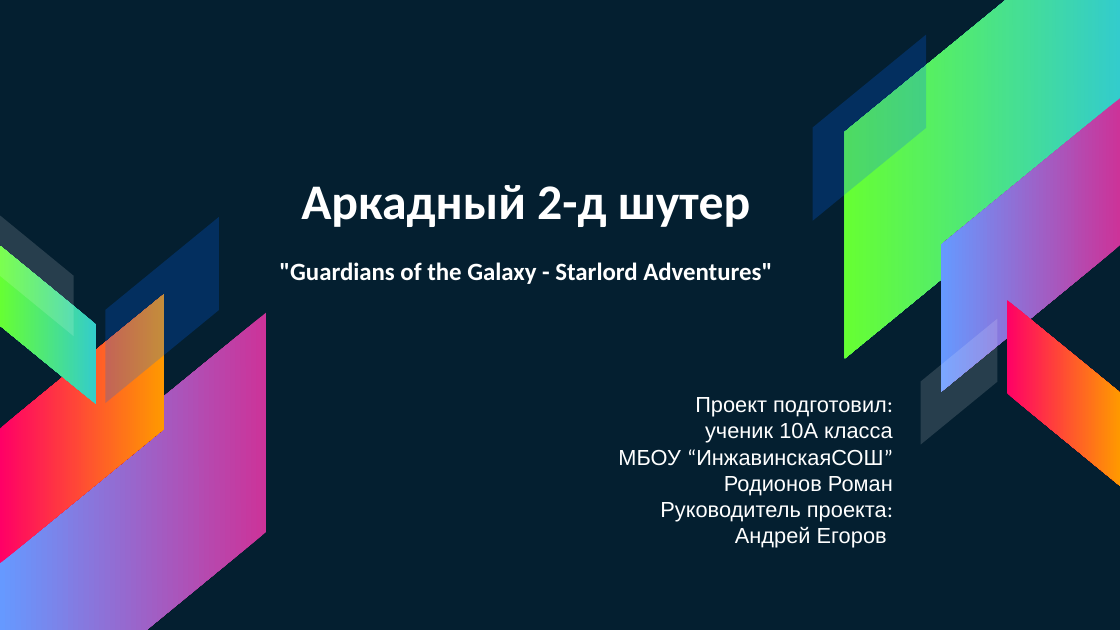
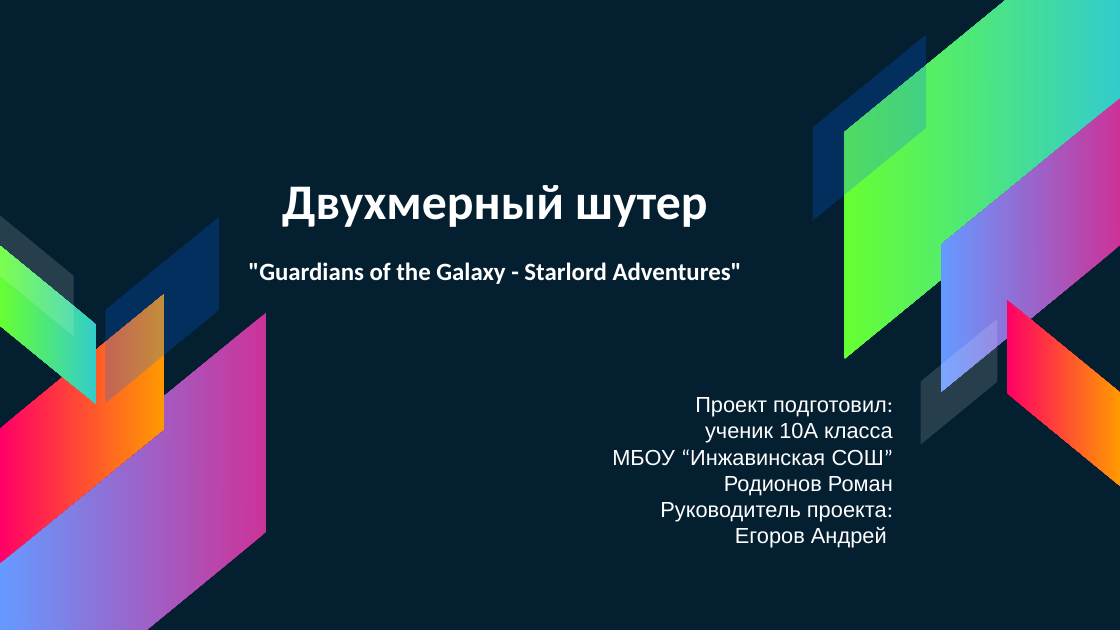
Before and after one commit to RomanRodionov/TheGame, a slide deck: slide 1 of Presentation.pptx. Drawn at 1120x630 pixels with LibreOffice and Linux fonts; fonts in the diff are those of the drawing. Boxes give left, top, right and bottom in pixels: in the first picture for what was removed or moved away, otherwise in the second. Text is boxed around its words. In the diff, an @@ line names an element or a change of style, - is before the commit and + after.

```diff
--- a/Presentation.pptx
+++ b/Presentation.pptx
@@ title at box(248, 185, 742, 284): text changed @@
-Аркадный 2-д шутер
-"Guardians of the Galaxy - Starlord Adventures"
+Двухмерный шутер
+"Guardians of the Galaxy - Starlord Adventures"
@@ text at box(612, 449, 893, 466): spaces changed @@
-МБОУ “ИнжавинскаяСОШ”
+МБОУ “Инжавинская СОШ”
@@ text at box(735, 526, 887, 548): text changed @@
-Андрей Егоров
+Егоров Андрей
```
Also in this commit, not shown: 4 other slides changed, 5 slides added, 5 slides removed, 4 other files.
